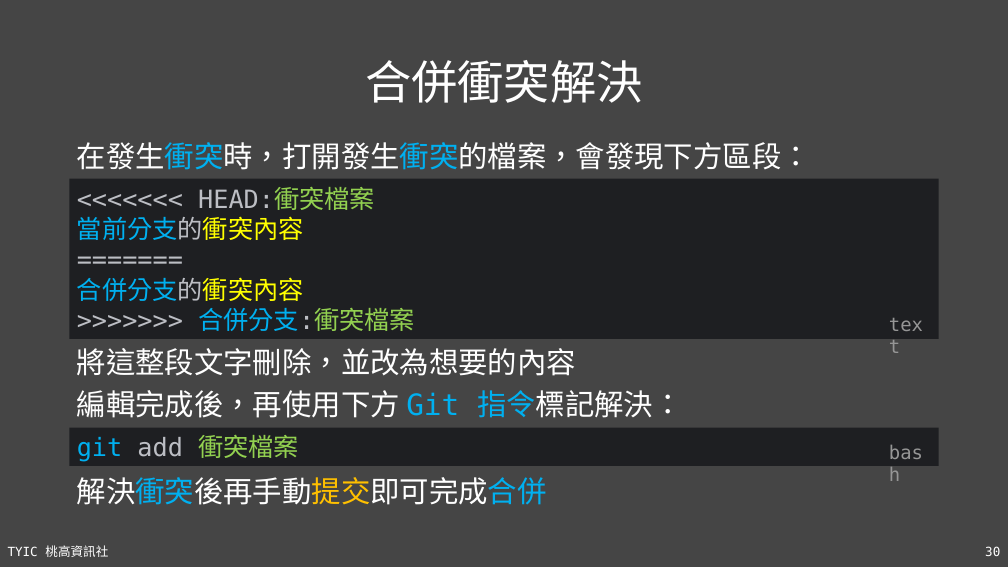
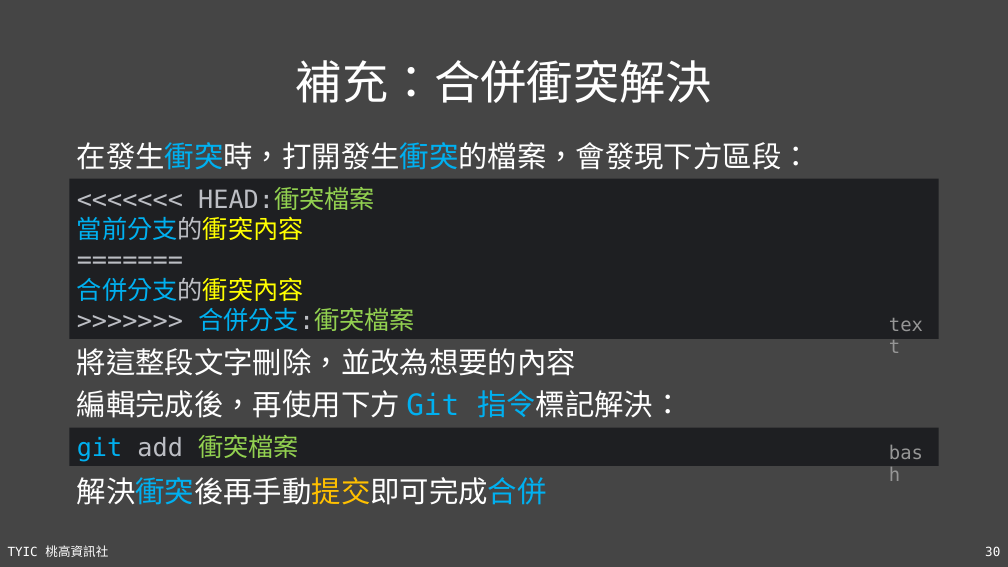
Before and after one commit to TYSHIC/slides, a slide deck: slide 30 of ppt/16_Git 與 Github.pptx. Drawn at 1008x567 pixels with LibreOffice and Linux fonts; fonts in the diff are those of the drawing. Boxes give left, top, right and bottom in pixels: in the first picture for what was removed or moved away, otherwise in the second. Text is boxed around its words. In the diff, an @@ line names an element or a change of style, - is before the commit and + after.

```diff
--- a/ppt/16_Git 與 Github.pptx
+++ b/ppt/16_Git 與 Github.pptx
@@ title at <box>296,60,712,103</box>: text changed @@
-合併衝突解決
+補充：合併衝突解決
```
Also in this commit, not shown: 1 other slide changed, 3 other files.
